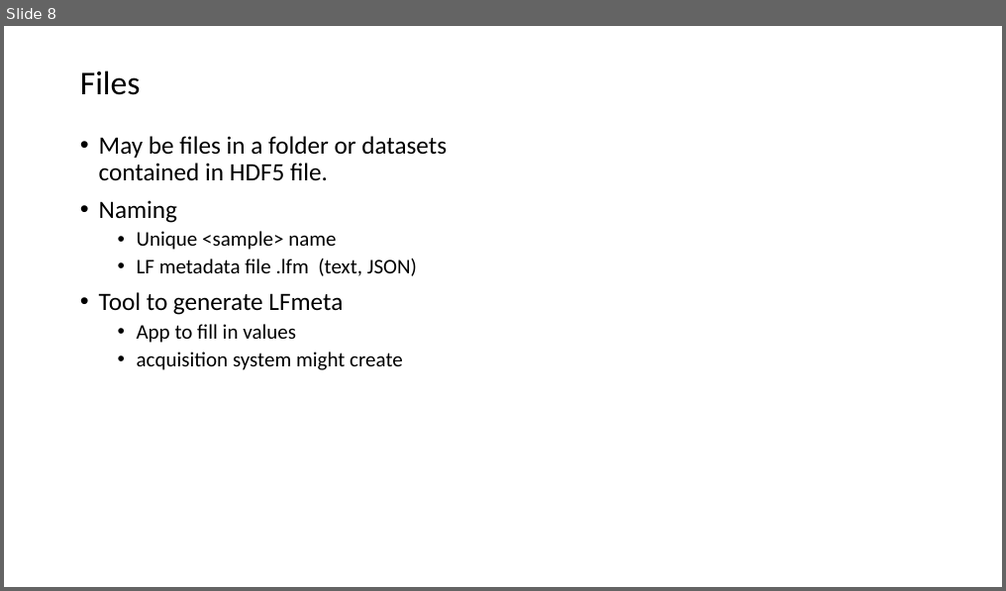
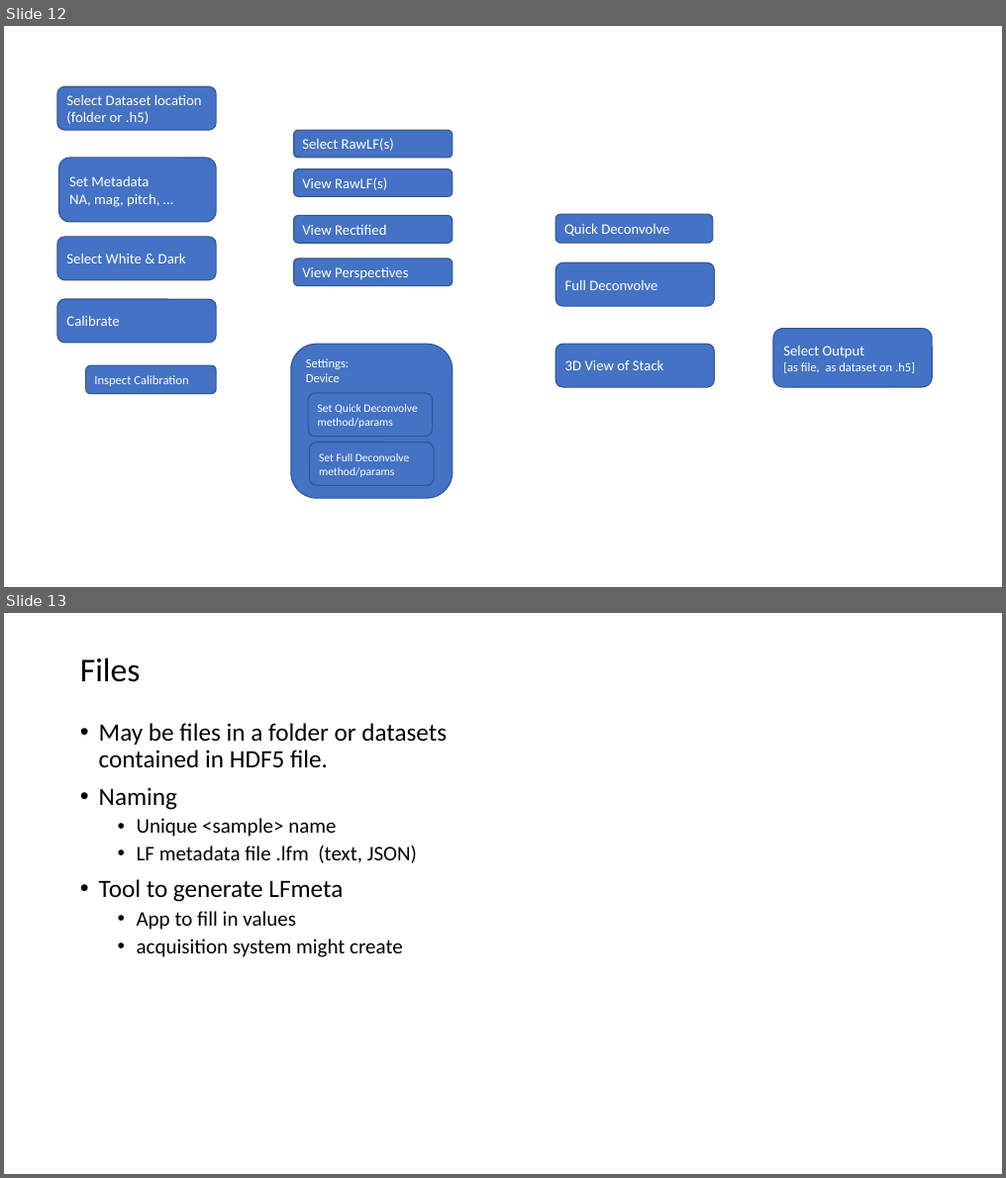
Before and after one commit to PolarizedLightFieldMicroscopy/Documents, a slide deck: LFI plugin/LFM Toolbox.pptx. Shown one above the other, each under a label of ours: slide 8 before the commit, slides 12 and 13 after it. The pictures are 1006x591 and 1006x1178 pixels, drawn with LibreOffice and Linux fonts; fonts in the diff are those of the drawing. Boxes give left, top, right and bottom in pixels: in the first picture for what was removed or moved away, otherwise in the second. Text is boxed around its words. In the diff, an @@ line names an element or a change of style, - is before the commit and + after.

```diff
--- a/LFI plugin/LFM Toolbox.pptx
+++ b/LFI plugin/LFM Toolbox.pptx
@@ slide 12 added at [4,26,1002,587], background #FFFFFF @@
@@ rounded rectangle added at [57,86,216,130], fill #4472C4, outline #325491 1 pt, 14 pt, text #FFFFFF @@
+Select Dataset location
+(folder or .h5)
@@ rounded rectangle added at [294,130,452,158], fill #4472C4, outline #325491 1 pt, 14 pt, text #FFFFFF @@
+Select RawLF(s)
@@ rounded rectangle added at [58,158,216,222], fill #4472C4, outline #325491 1 pt, 14 pt, text #FFFFFF @@
+Set Metadata
+NA, mag, pitch, …
@@ rounded rectangle added at [294,169,452,196], fill #4472C4, outline #325491 1 pt, 14 pt, text #FFFFFF @@
+View RawLF(s)
@@ rounded rectangle added at [294,215,452,243], fill #4472C4, outline #325491 1 pt, 14 pt, text #FFFFFF @@
+View Rectified
@@ rounded rectangle added at [555,215,713,243], fill #4472C4, outline #325491 1 pt, 14 pt, text #FFFFFF @@
+Quick Deconvolve
@@ rounded rectangle added at [57,237,216,280], fill #4472C4, outline #325491 1 pt, 14 pt, text #FFFFFF @@
+Select White & Dark
@@ rounded rectangle added at [294,259,452,286], fill #4472C4, outline #325491 1 pt, 14 pt, text #FFFFFF @@
+View Perspectives
@@ rounded rectangle added at [555,263,715,306], fill #4472C4, outline #325491 1 pt, 14 pt, text #FFFFFF @@
+Full Deconvolve
@@ rounded rectangle added at [57,299,216,343], fill #4472C4, outline #325491 1 pt, 14 pt, text #FFFFFF @@
+Calibrate
@@ rounded rectangle added at [291,344,452,498], fill #4472C4, outline #325491 1 pt, 12 pt, text #FFFFFF @@
+Settings:
+Device
@@ rounded rectangle added at [555,344,715,387], fill #4472C4, outline #325491 1 pt, 14 pt, text #FFFFFF @@
+3D View of Stack
@@ rounded rectangle added at [773,329,933,387], fill #4472C4, outline #325491 1 pt, 12 pt, text #FFFFFF @@
+Select Output
+[as file, as dataset on .h5]
@@ rounded rectangle added at [85,366,216,394], fill #4472C4, outline #325491 1 pt, 12 pt, text #FFFFFF @@
+Inspect Calibration
@@ rounded rectangle added at [308,393,433,437], fill #4472C4, outline #325491 1 pt, 11 pt, text #FFFFFF @@
+Set Quick Deconvolve method/params
@@ rounded rectangle added at [310,442,434,485], fill #4472C4, outline #325491 1 pt, 11 pt, text #FFFFFF @@
+Set Full Deconvolve method/params
@@ what was slide 8 is now slide 13 @@
```
Also in this commit, not shown: 1 slide changed, 5 other slides added, 1 slide removed, 2 other files.
